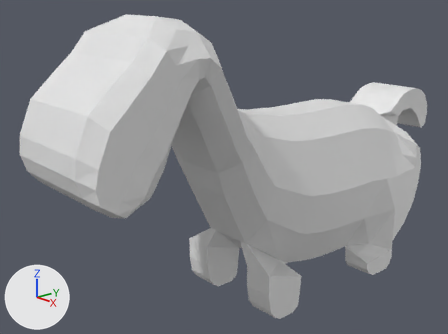
Before and after pictures for a commit that changed the Blender file drafts/fur/unicorn.blend.
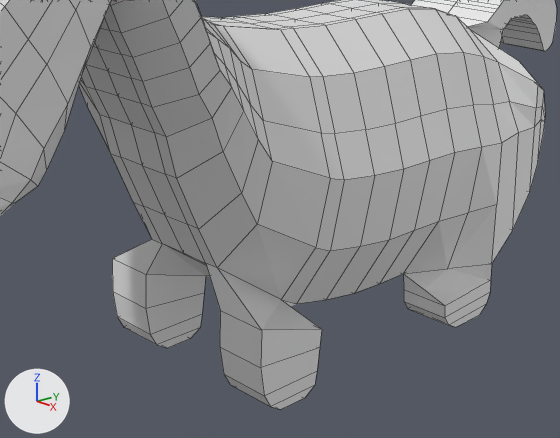
Each version is shown whole from a 50 mm lens placed at (7.17, -7.25, 5.24), pointed at (-0.46, -0.62, 2.29), then close up on the part from 29% to 96% of the width and 30% to 100% of the height. The lights are fixed; the arrows at lower left show +X, +Y and +Z. The close-ups show mesh edges as thin lines.
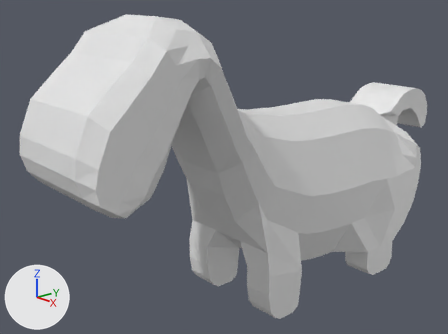
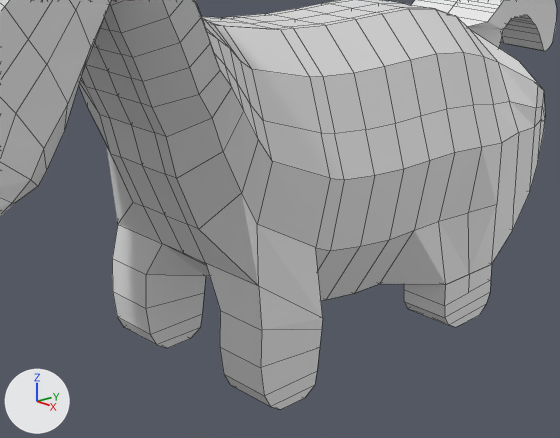
Commit message: Fixed legs

The change, as a diff of the scene's bpy script:
```diff
--- a/drafts/fur/unicorn.blend.py
+++ b/drafts/fur/unicorn.blend.py
@@ me_plane @@
 # used by ob_plane; location = (0.0, 0.043, 2.178); rotation_euler = (0.0, 1.571, 0.0), in degrees (0, 90, 0)
 # verts and faces of me_plane; kept vertices keep their numbers, new ones are numbered from 543
 # before: 95 (1.4, -0.25, 0.5) at pixel (281, 299), 96 (1.5, -0.04, 0.5) at pixel (296, 303), 98 (0.9, -0.98, 0.43) at pixel (217, 267), 250 (1.5, -0.26, 0.5)
-me_plane.from_pydata(...)  # 543 vertices, 520 faces, 7 loose edges; spans x -2.68..2.13, y -4.05..3.94, z 0.0..1.01
+me_plane.from_pydata(...)  # 544 vertices, 521 faces, 6 loose edges; spans x -2.68..2.13, y -4.05..3.94, z 0.0..1.01
+# me_plane part 1
+verts[95] = (1.4, -0.25, 1.01)  # moved, pixel (322, 318)
+verts[98] = (0.9, -0.98, 0.94)  # moved, pixel (258, 286)
+edges += [(96, 250)]
+# me_plane part 2
+# 2 vertices are removed from x 1.63, y 1.91, z 0.76..1.01
+# 6 faces are deleted
+# 4 loose edges are deleted
+# 2 vertices move from x 1.65..1.74, y 1.52..1.53, z 0.5..0.76 to x 1.6, y 1.53, z 1.01
+# 3 vertices are added at (1.6, 1.91, 1.01), (0.97, 2.62, 1.0), (1.6, 1.91, 1.01)
+# 2 loose edges are added
+# 7 new faces join them
```

What differs and where, as boxes (x1, y1, x2, y2) in the close-ups (560 x 438 px; the box of a moved part takes in the faces that stretch with it):
part 1 of me_plane, built on
    before: (113, 193, 330, 330)
    after: (107, 148, 330, 330)
part 2 of me_plane, moved or reshaped
    both: (380, 127, 534, 305)
